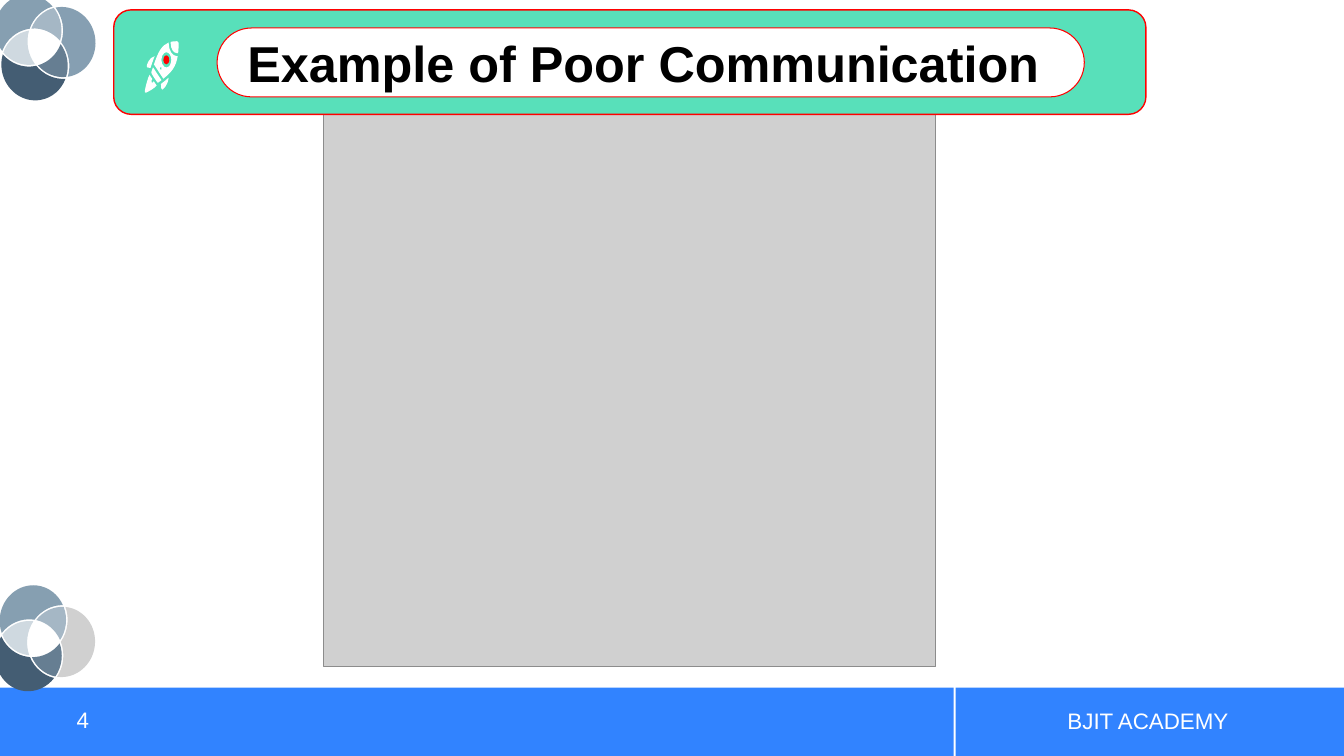
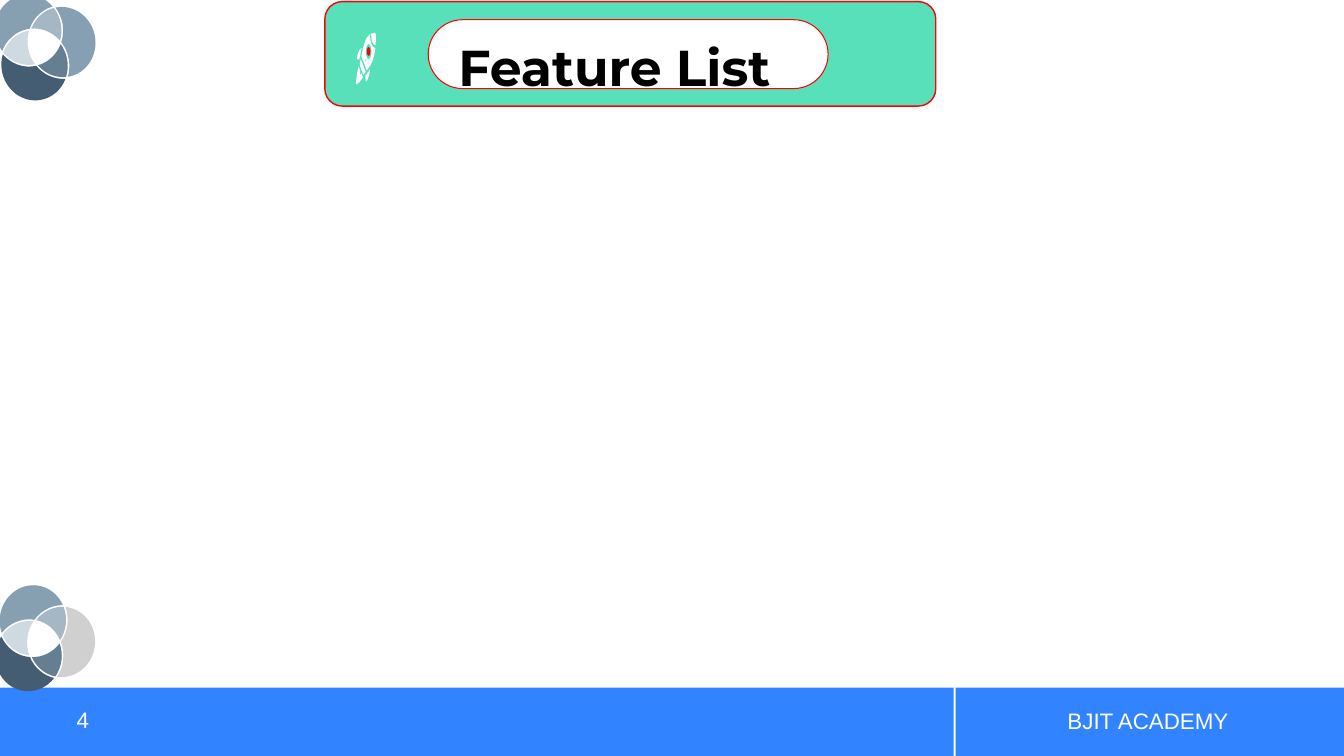
Before and after one commit to taslimbjit/TMS, a slide deck: slide 4 of TMS.pptx. Drawn at 1344x756 pixels with LibreOffice and Linux fonts; fonts in the diff are those of the drawing; grey boxes stand for pictures; background and template pictures are left out. Boxes give left, top, right and bottom in pixels: in the first picture for what was removed or moved away, otherwise in the second. Text is boxed around its words. In the diff, an @@ line names an element or a change of style, - is before the commit and + after.

Commit message:
presentation updated

```diff
--- a/TMS.pptx
+++ b/TMS.pptx
@@ rounded rectangle: place and size @@
-rounded rectangle at bbox=[114, 10, 1146, 115]
+rounded rectangle at bbox=[325, 2, 936, 107]
@@ rounded rectangle "Feature List": place and size @@
-rounded rectangle "Feature List" at bbox=[217, 28, 1084, 97]
+rounded rectangle "Feature List" at bbox=[429, 20, 829, 89]
@@ freeform shape: place and size @@
-freeform shape at bbox=[147, 56, 155, 69]
+freeform shape at bbox=[357, 48, 362, 60]
@@ freeform shape: place and size @@
-freeform shape at bbox=[151, 68, 161, 83]
+freeform shape at bbox=[360, 59, 366, 75]
@@ freeform shape: place and size @@
-freeform shape at bbox=[154, 42, 178, 79]
+freeform shape at bbox=[361, 34, 375, 71]
@@ freeform shape: place and size @@
-freeform shape at bbox=[163, 55, 169, 65]
+freeform shape at bbox=[367, 47, 371, 56]
@@ freeform shape: place and size @@
-freeform shape at bbox=[170, 41, 178, 53]
+freeform shape at bbox=[371, 33, 376, 45]
@@ text in rounded rectangle at bbox=[458, 46, 770, 98]: text changed; font Arial to Montserrat @@
-Example of Poor Communication
+Feature List
@@ freeform shape: place and size @@
-freeform shape at bbox=[145, 75, 157, 93]
+freeform shape at bbox=[356, 67, 363, 85]
@@ freeform shape: place and size @@
-freeform shape at bbox=[161, 81, 161, 81]
+freeform shape at bbox=[366, 72, 366, 72]
@@ freeform shape: place and size @@
-freeform shape at bbox=[161, 78, 169, 90]
+freeform shape at bbox=[366, 70, 370, 82]
@@ picture removed at bbox=[324, 114, 936, 666] @@
```
Also in this commit, not shown: 3 other slides changed, 9 other files.
